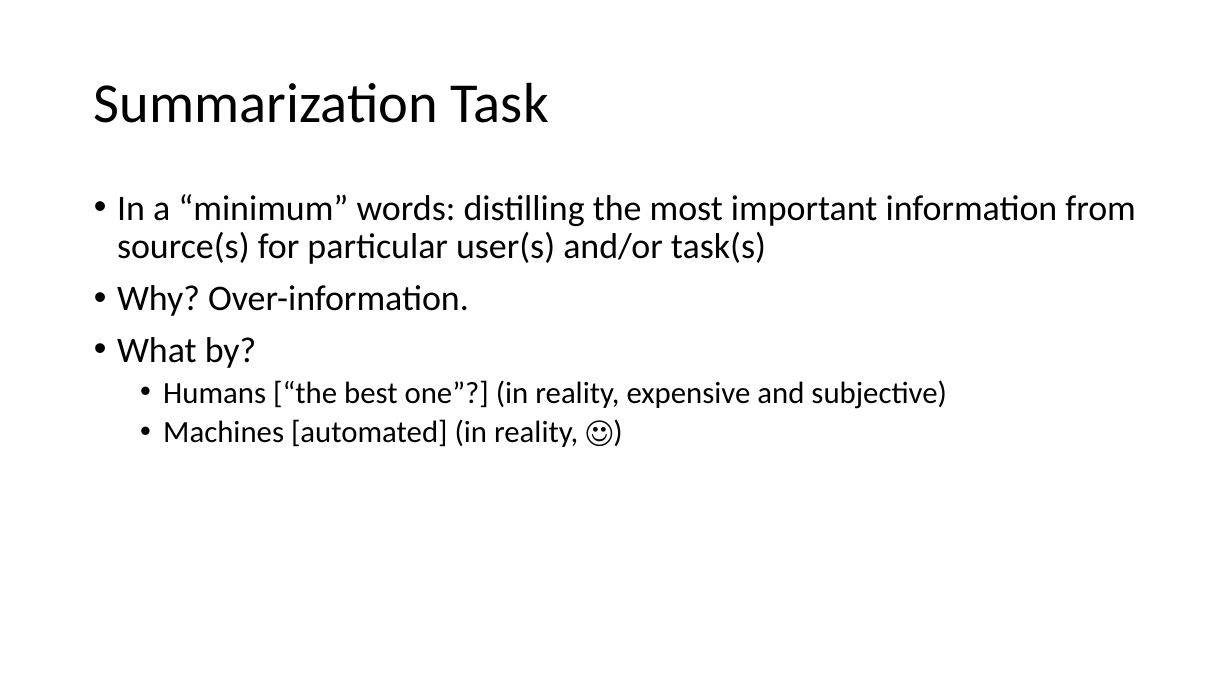
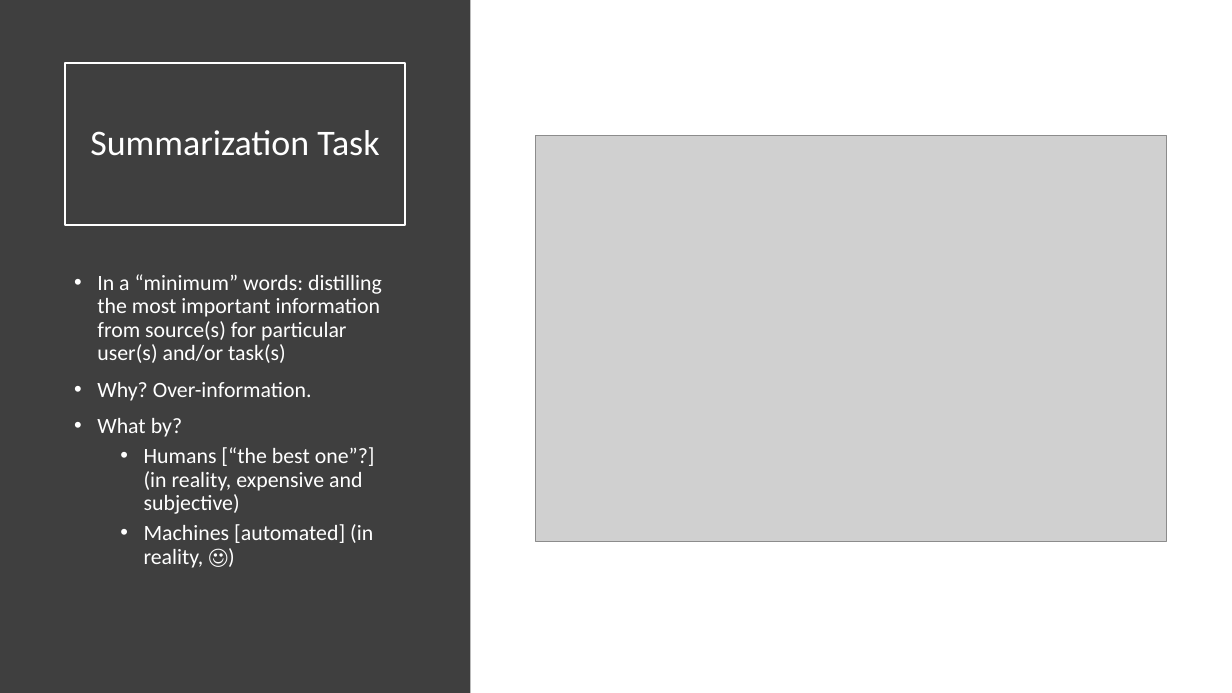
Before and after one commit to karno-bh/rouge-reimpl, a slide deck: slide 3 of docs/Summary Evaluation Platform.pptx. Drawn at 1232x693 pixels with LibreOffice and Linux fonts; fonts in the diff are those of the drawing; grey boxes stand for pictures. Boxes give left, top, right and bottom in pixels: in the first picture for what was removed or moved away, otherwise in the second. Text is boxed around its words. In the diff, an @@ line names an element or a change of style, - is before the commit and + after.

```diff
--- a/docs/Summary Evaluation Platform.pptx
+++ b/docs/Summary Evaluation Platform.pptx
@@ rectangle added at (0, 0, 470, 693), fill #3F3F3F @@
@@ title "Summarization Task": place and size @@
-title "Summarization Task" at (94, 82, 549, 123)
+title "Summarization Task" at (65, 63, 405, 226)
@@ title "Summarization Task" at (65, 63, 405, 226): size 44 to 28 pt, text colour #000000 to #FFFFFF; alignment left to centre; outline none to #FFFFFF 1.5 pt @@
@@ picture added at (535, 136, 1167, 542) @@
@@ text "In a “minimum” words: distilling ...": place and size @@
-text "In a “minimum” words: distilling ..." at (117, 194, 1135, 447)
+text "In a “minimum” words: distilling ..." at (97, 274, 382, 568)
@@ text "In a “minimum” words: distilling ..." at (97, 274, 382, 568): size 28 to 17 pt in "In a “minimum” words: distilling the most ...", "Why? Over-information.", "What by?"; text colour #000000 to #FFFFFF; size 24 to 17 pt in "Humans [“the best one”?] (in reality, expensive ...", "Machines [automated] (in reality, ☺)" @@
```
Also in this commit, not shown: 11 other slides changed, 14 slides added.
